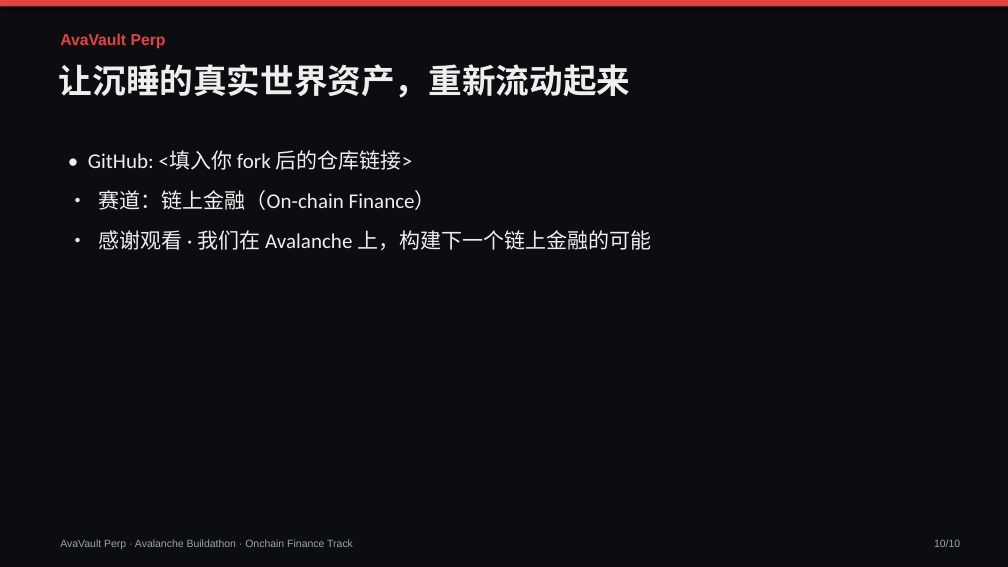
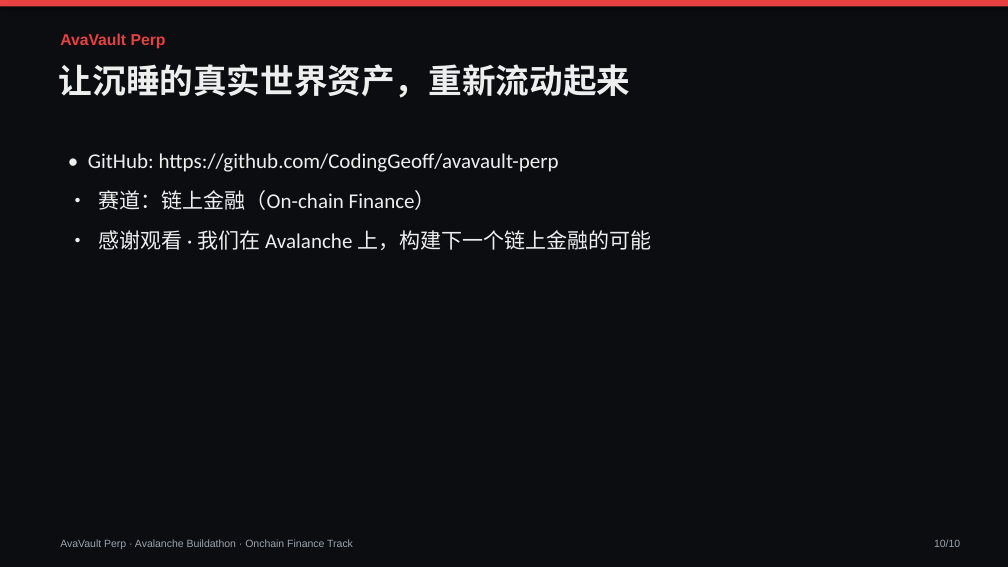
Before and after one commit to CodingGeoff/avavault-perp, a slide deck: slide 10 of hackathon-onchain-finance/demo-assets/avavault-perp-pitch-zh.pptx. Drawn at 1008x567 pixels with LibreOffice and Linux fonts; fonts in the diff are those of the drawing. Boxes give left, top, right and bottom in pixels: in the first picture for what was removed or moved away, otherwise in the second. Text is boxed around its words. In the diff, an @@ line names an element or a change of style, - is before the commit and + after.

```diff
--- a/hackathon-onchain-finance/demo-assets/avavault-perp-pitch-zh.pptx
+++ b/hackathon-onchain-finance/demo-assets/avavault-perp-pitch-zh.pptx
@@ text at <box>88,153,559,172</box>: text changed @@
-• GitHub: <填入你 fork 后的仓库链接>
+• GitHub: https://github.com/CodingGeoff/avavault-perp
```
Also in this commit, not shown: 3 other slides changed, 16 other files.
